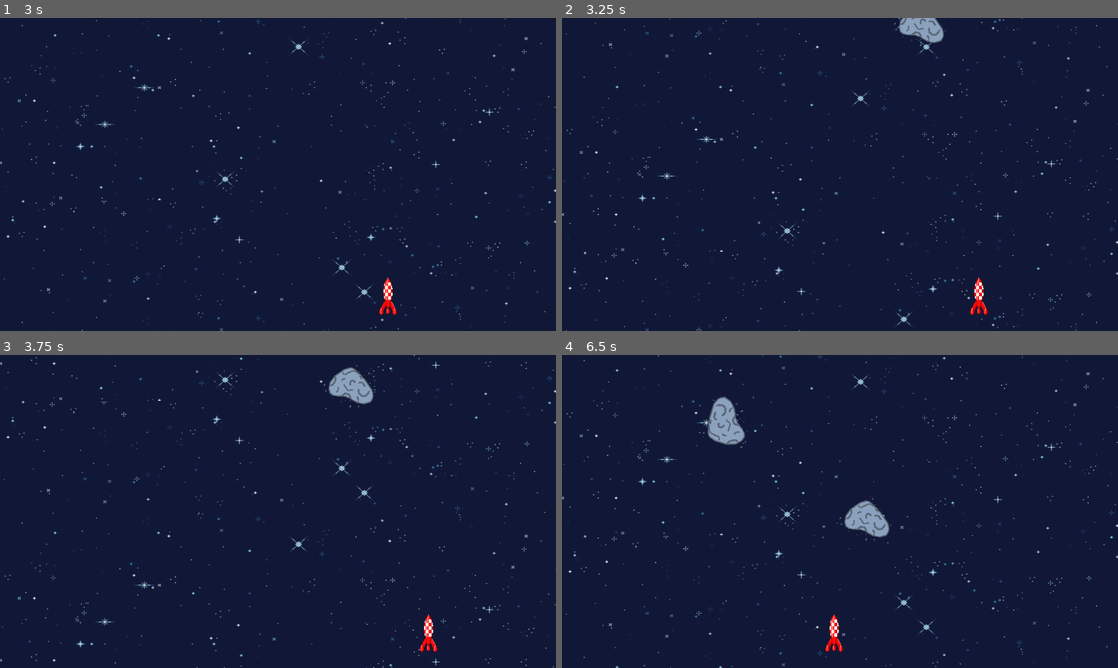
Above: before the commit, frames 1-4 (two rows, left to right).
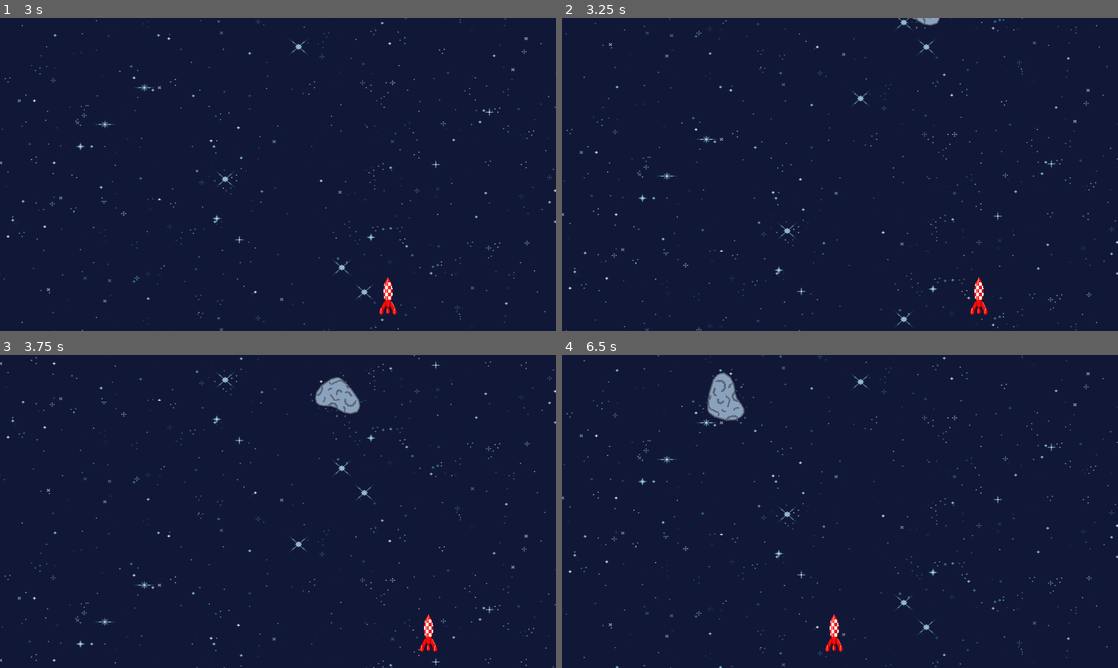
Above: after the commit, the same moments.

Repository: Zenika/tomato-rocket
Game: Godot game, scene res://scenes/race_screen.tscn
Same seed, same stepped clock (60 frames per second), same inputs: the game is played once before the commit and once after it.
Inputs:
- Up to frame 1 (3 s): hold Right (move_right) 0.53-1.28 s; hold Left (move_left) 1.28-2.03 s; hold Right (move_right) from 2.03 s (still down)
- Up to frame 2 (3.25 s): keep holding Right (move_right)
- Up to frame 3 (3.75 s): release Right (move_right) at 3.53 s; hold Left (move_left) from 3.53 s (still down)
- Up to frame 4 (6.5 s): release Left (move_left) at 5.78 s; hold Right (move_right) from 5.78 s (still down)

Frame 1 is identical in both runs. In frame 2, 0.5% of the frame differs, in the area x 59-70%, y 0-10%; in frame 3, 0.9%; in frame 4, 1.7%, in the area x 25-60%, y 5-60%.

Commit message:
feat: les astéroides respectent les lois de la physique

Diff:
--- a/actors/enemy.gd
+++ b/actors/enemy.gd
@@ -8,6 +8,7 @@
 
 # Called when the node enters the scene tree for the first time.
 func _ready():
+
 	rotation = randf() * PI
 	var scale_ratio = randf_range(0.5, 4)
 	scale = Vector2(scale_ratio, scale_ratio)
@@ -23,6 +24,7 @@
 
 # Called every frame. 'delta' is the elapsed time since the previous frame.
 func _process(delta):
+	vertical_speed = get_parent().vertical_speed
 	position += delta * velocity * vertical_speed
 
 func set_vertical_speed(speed):
--- a/scenes/race_screen.gd
+++ b/scenes/race_screen.gd
@@ -38,6 +38,6 @@
 
 func _on_enemy_timer_timeout():
 	var enemy = enemy_scene.instantiate()
-	enemy.position = Vector2(window_width * randf(), 0)
+	enemy.position = Vector2(window_width * randf(), -100)
 	add_child(enemy)
-	enemy.set_vertical_speed(vertical_speed)
+	#enemy.set_vertical_speed(vertical_speed)
